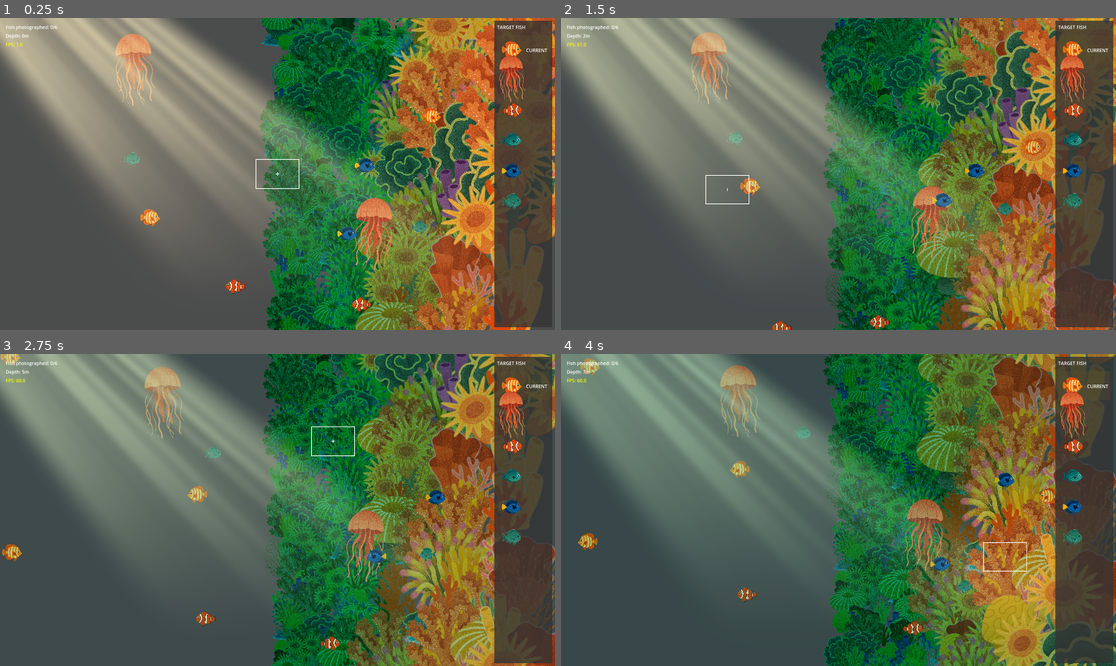
Above: before the commit, frames 1-4 (two rows, left to right).
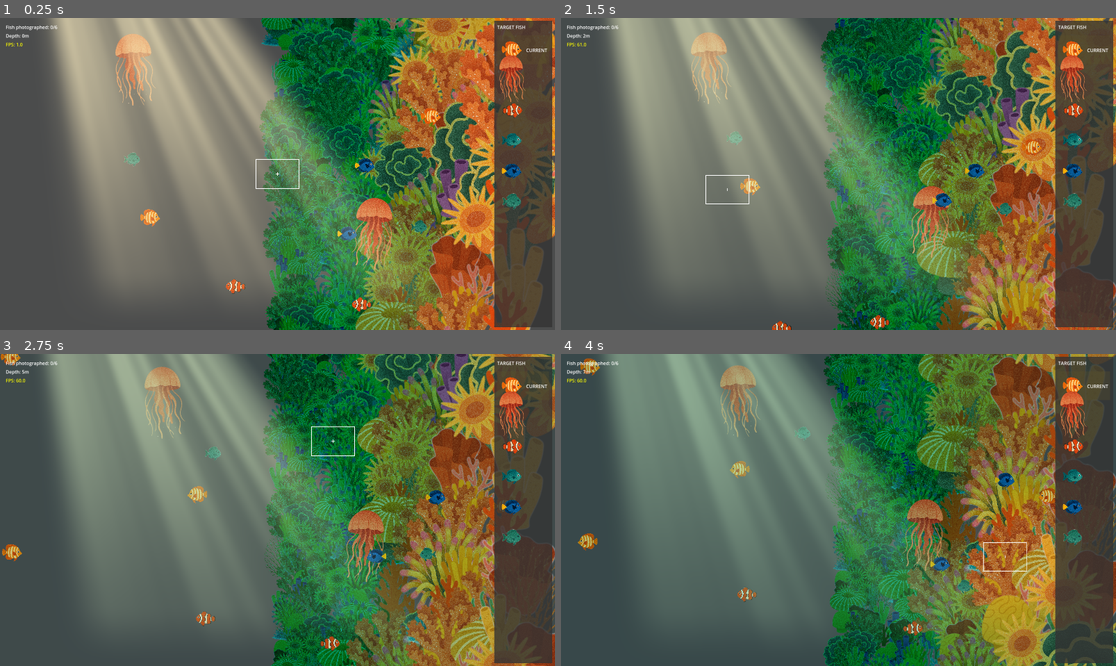
Above: after the commit, the same moments.

Repository: awlego/DepthPerception
Game: Godot game, scene res://main.tscn
Two runs of this game, one before a commit and one after it. Both use one fixed random seed, a clock stepped at 60 frames per second and the inputs below.
Inputs (mouse positions are in pixels of both pictures, inside the frame that each line leads up to):
- Up to frame 1 (0.25 s): no input
- Up to frame 2 (1.5 s): tap Enter at 0.5 s; move the mouse to (960, 158) at 0.52 s; hold Right 0.53-1.28 s; tap F at 0.6, 1.35 s; click (960, 158) at 0.67 s; move the mouse to (727, 189) at 1.27 s; hold Down from 1.28 s (still down)
- Up to frame 3 (2.75 s): move the mouse to (333, 441) at 2.02 s; release Down at 2.03 s; hold Right from 2.03 s (still down); tap F at 2.1 s
- Up to frame 4 (4 s): move the mouse to (810, 572) at 2.77 s; release Right at 2.78 s; hold Up 2.78-3.53 s; tap F at 2.85, 3.6 s; click (810, 572) at 2.92 s; move the mouse to (1005, 556) at 3.52 s; hold Left from 3.53 s (still down)

The runs differ from the first frame. In frame 1, 22% of the frame differs, in the area x 0-77%, y 0-91%; in frame 2, 19%; in frame 3, 16%; in frame 4, 13%.

Commit message:
update to god rays

Diff:
--- a/scenes/god_rays.gd
+++ b/scenes/god_rays.gd
@@ -3,8 +3,8 @@
 class_name GodRays
 
 # Export parameters for the new shader
-@export var ray_angle: float = -0.3
-@export var ray_position: float = -0.2  # Renamed from 'position' to avoid conflict
+@export var ray_angle: float = 0.0
+@export var ray_position: float = 0.0  # Renamed from 'position' to avoid conflict
 @export var spread: float = 0.5
 @export var cutoff: float = 0.1
 @export var falloff: float = 0.2
@@ -17,6 +17,7 @@
 @export var hdr: bool = false
 @export var seed_value: float = 5.0
 @export var max_depth: float = 60.0  # Rays disappear completely beyond this depth
+@export var vertical_fade: float = 0.7
 
 # Internal variables
 var current_depth = 0.0
@@ -59,7 +60,7 @@
 		shader_material.set_shader_parameter("color", ray_color)
 		shader_material.set_shader_parameter("hdr", hdr)
 		shader_material.set_shader_parameter("seed", seed_value)
-
+		shader_material.set_shader_parameter("vertical_fade", vertical_fade)
 # Update ray visibility based on depth - modify the alpha to fade out rays with depth
 func update_depth(depth):
 	current_depth = depth
